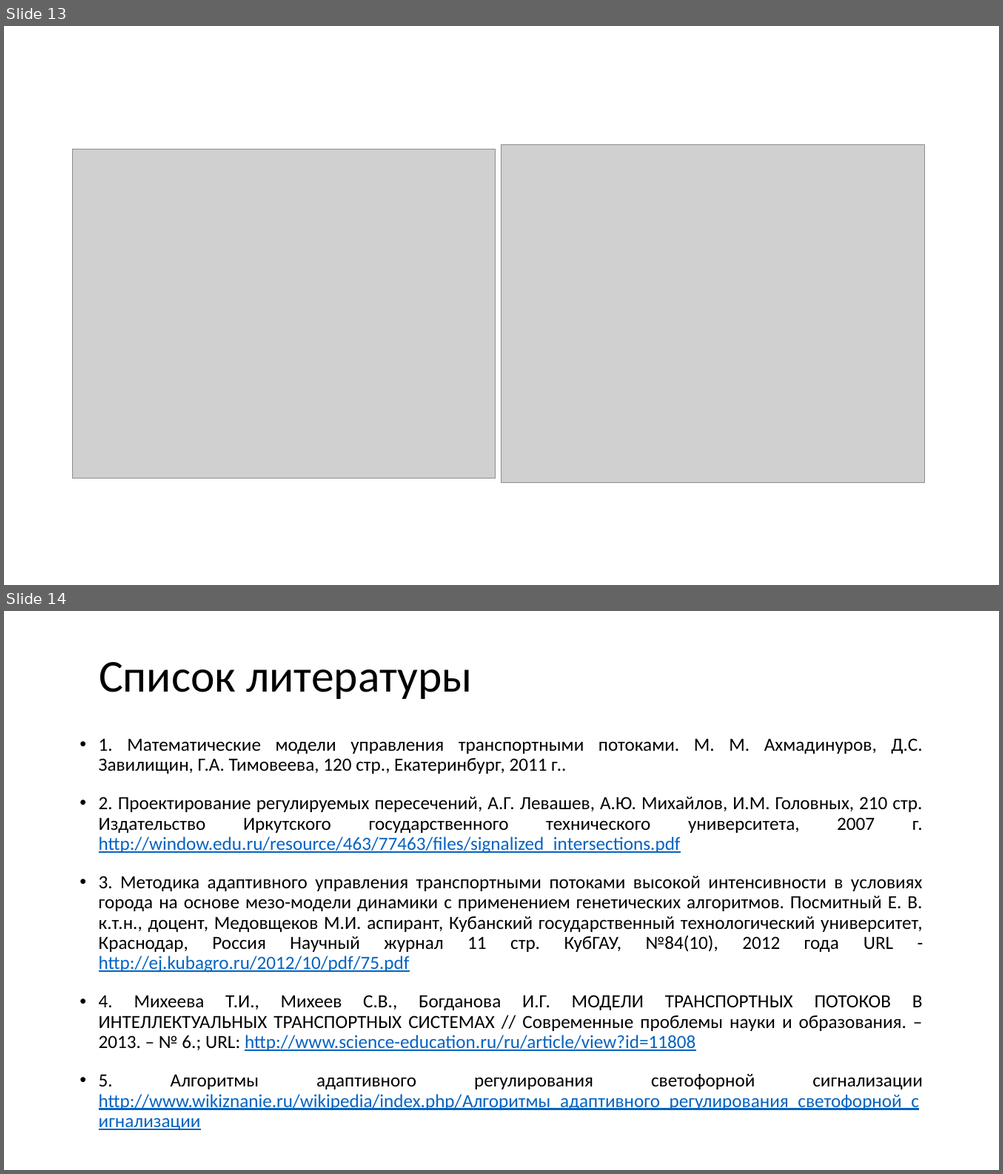
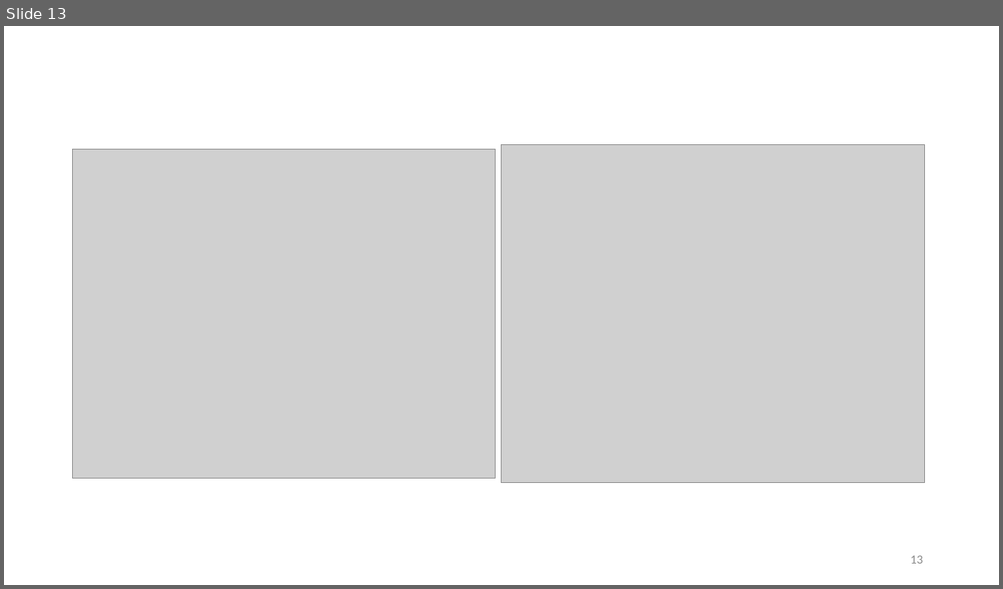
Before and after one commit to chursin-andrey/traffic-simulation, a slide deck: Presentation.pptx. Shown one above the other, each under a label of ours: slides 13 and 14 before the commit, slide 13 after it. The pictures are 1003x1174 and 1003x589 pixels, drawn with LibreOffice and Linux fonts; fonts in the diff are those of the drawing; grey boxes stand for pictures. Boxes give left, top, right and bottom in pixels: in the first picture for what was removed or moved away, otherwise in the second. Text is boxed around its words. In the diff, an @@ line names an element or a change of style, - is before the commit and + after.

Commit message:
Add page number to presentation slides. Removed literature sources from presentation. Add tasks title (calendar) to master.

```diff
--- a/Presentation.pptx
+++ b/Presentation.pptx
@@ slide 14 removed at [4,611,999,1170], background #FFFFFF @@
@@ title removed at [99,662,472,699] @@
-Список литературы
@@ text removed at [99,738,922,1111] @@
-• 1. Математические модели управления транспортными потоками. М. М. Ахмадинуров, Д.С. Завилищин, Г.А. Тимовеева, 120 стр., Екатеринбург, 2011 г..
-• 2. Проектирование регулируемых пересечений, А.Г. Левашев, А.Ю. Михайлов, И.М. Головных, 210 стр. Издательство Иркутского государственного технического университета, 2007 г. http://window.edu.ru/resource/463/77463/files/signalized_intersections.pdf
-• 3. Методика адаптивного управления транспортными потоками высокой интенсивности в условиях города на основе мезо-модели динамики с применением генетических алгоритмов. Посмитный Е. В. к.т.н., доцент, Медовщеков М.И. аспирант, Кубанский государственный технологический университет, Краснодар, Россия Научный журнал 11 стр. КубГАУ, №84(10), 2012 года URL - http://ej.kubagro.ru/2012/10/pdf/75.pdf
-• 4. Михеева Т.И., Михеев С.В., Богданова И.Г. МОДЕЛИ ТРАНСПОРТНЫХ ПОТОКОВ В ИНТЕЛЛЕКТУАЛЬНЫХ ТРАНСПОРТНЫХ СИСТЕМАХ // Современные проблемы науки и образования. – 2013. – № 6.; URL: http://www.science-education.ru/ru/article/view?id=11808
-• 5. Алгоритмы адаптивного регулирования светофорной сигнализации http://www.wikiznanie.ru/wikipedia/index.php/Алгоритмы_адаптивного_регулирования_светофорной_сигнализации
@@ slide 13 changed as well @@
@@ page number added at [910,556,922,564], 12 pt, text #8C8C8C @@
+13
```
Also in this commit, not shown: 11 other slides changed, 2 other files.
